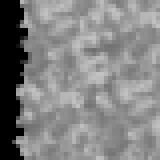
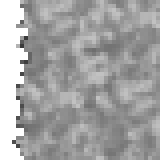
Layer changes from the first w=160, h=160 image to the second:
painted on "Background" over 0, 0, 28, 160
